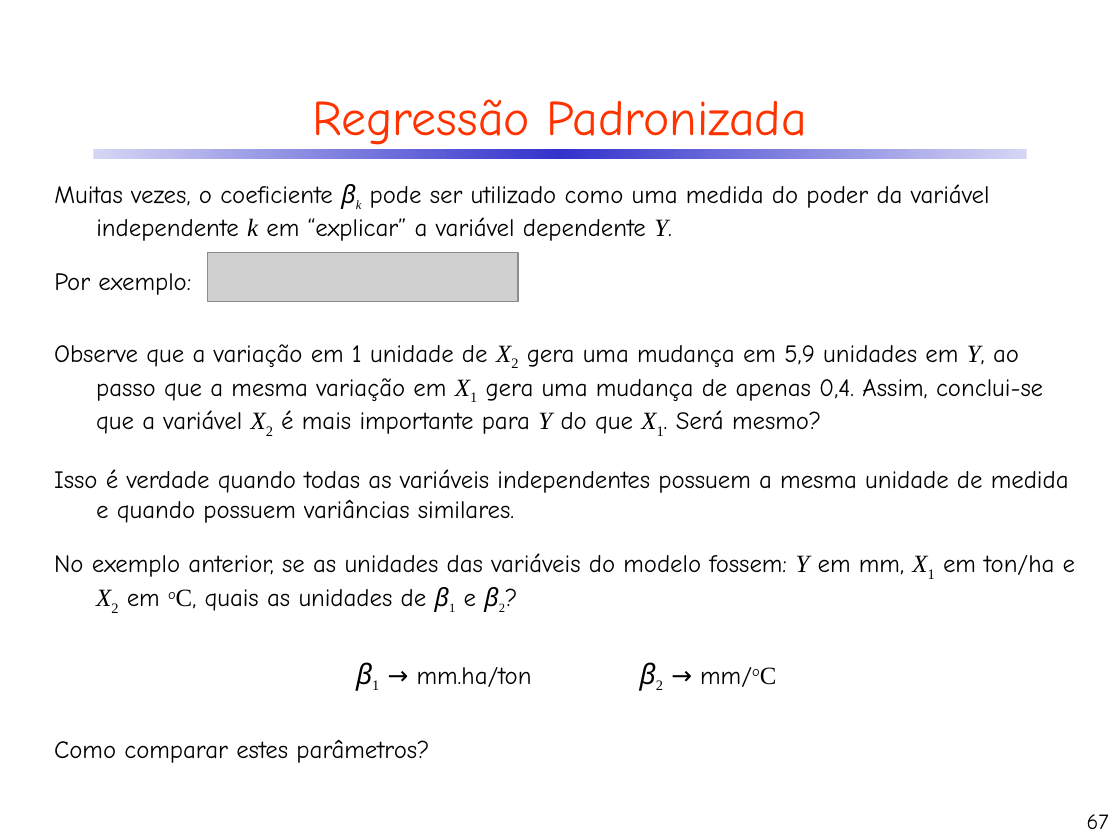
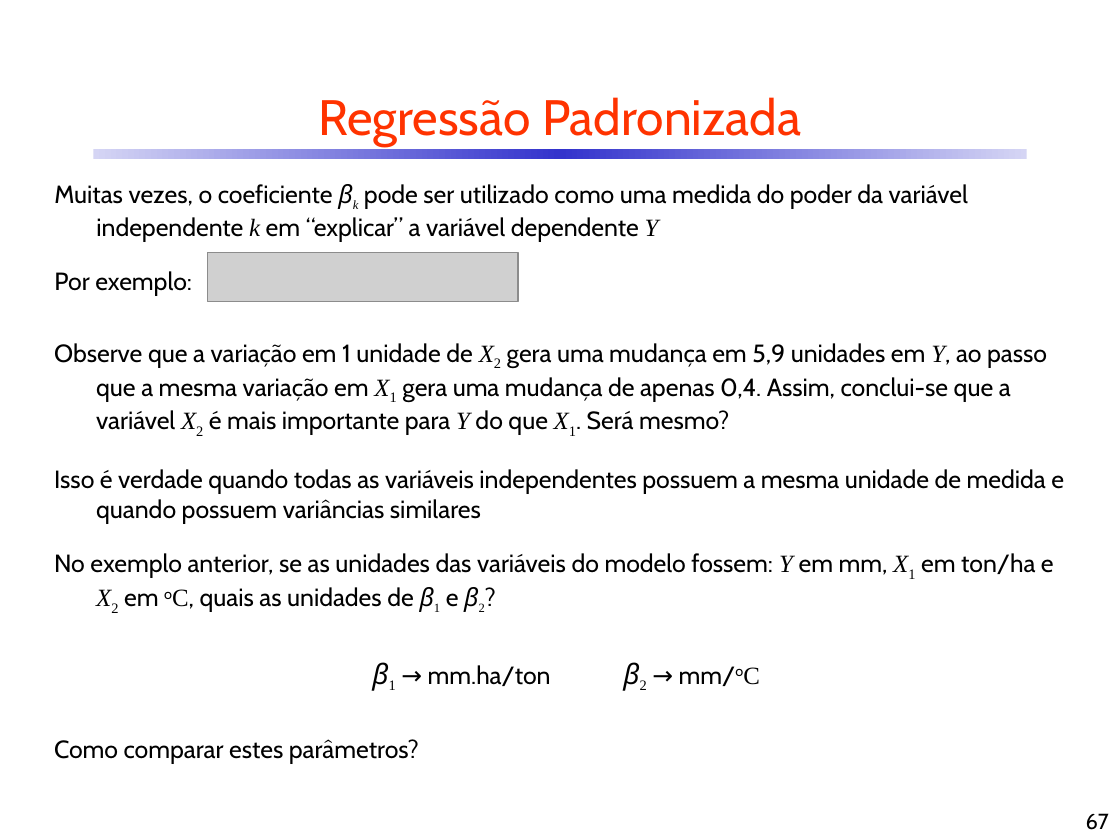
Before and after one commit to CDRenno/Estatistica, a slide deck: slide 67 of ppt/10ARegr.pptx. Drawn at 1120x840 pixels with LibreOffice and Linux fonts; fonts in the diff are those of the drawing; grey boxes stand for pictures. Boxes give left, top, right and bottom in pixels: in the first picture for what was removed or moved away, otherwise in the second. Text is boxed around its words. In the diff, an @@ line names an element or a change of style, - is before the commit and + after.

```diff
--- a/ppt/10ARegr.pptx
+++ b/ppt/10ARegr.pptx
@@ title "Regressão Padronizada" at [318, 97, 801, 145]: font Comic Neue to Cabin @@
@@ text at [54, 184, 968, 241]: text changed; font Comic Neue to Cabin @@
-Muitas vezes, o coeficiente βk pode ser utilizado como uma medida do poder da variável independente k em “explicar” a variável dependente Y.
+Muitas vezes, o coeficiente βk pode ser utilizado como uma medida do poder da variável independente k em “explicar” a variável dependente Y
@@ text at [54, 271, 192, 296]: font Comic Neue to Cabin in "Por exemplo:" @@
@@ text at [54, 343, 1054, 763]: font Comic Neue to Cabin in "Observe que a variação em 1 unidade ...", "No exemplo anterior, se as unidades das ...", "β1 → mm.ha/ton β2 → mm/oC", "Como comparar estes parâmetros?" @@
@@ text at [54, 469, 1064, 523]: text changed; font Comic Neue to Cabin @@
-Isso é verdade quando todas as variáveis independentes possuem a mesma unidade de medida e quando possuem variâncias similares.
+Isso é verdade quando todas as variáveis independentes possuem a mesma unidade de medida e quando possuem variâncias similares
@@ page number at [1086, 813, 1109, 830]: font Comic Neue to Cabin @@
```
Also in this commit, not shown: 88 other slides changed, 14 slides added, 5 slides removed, 5 other files.
